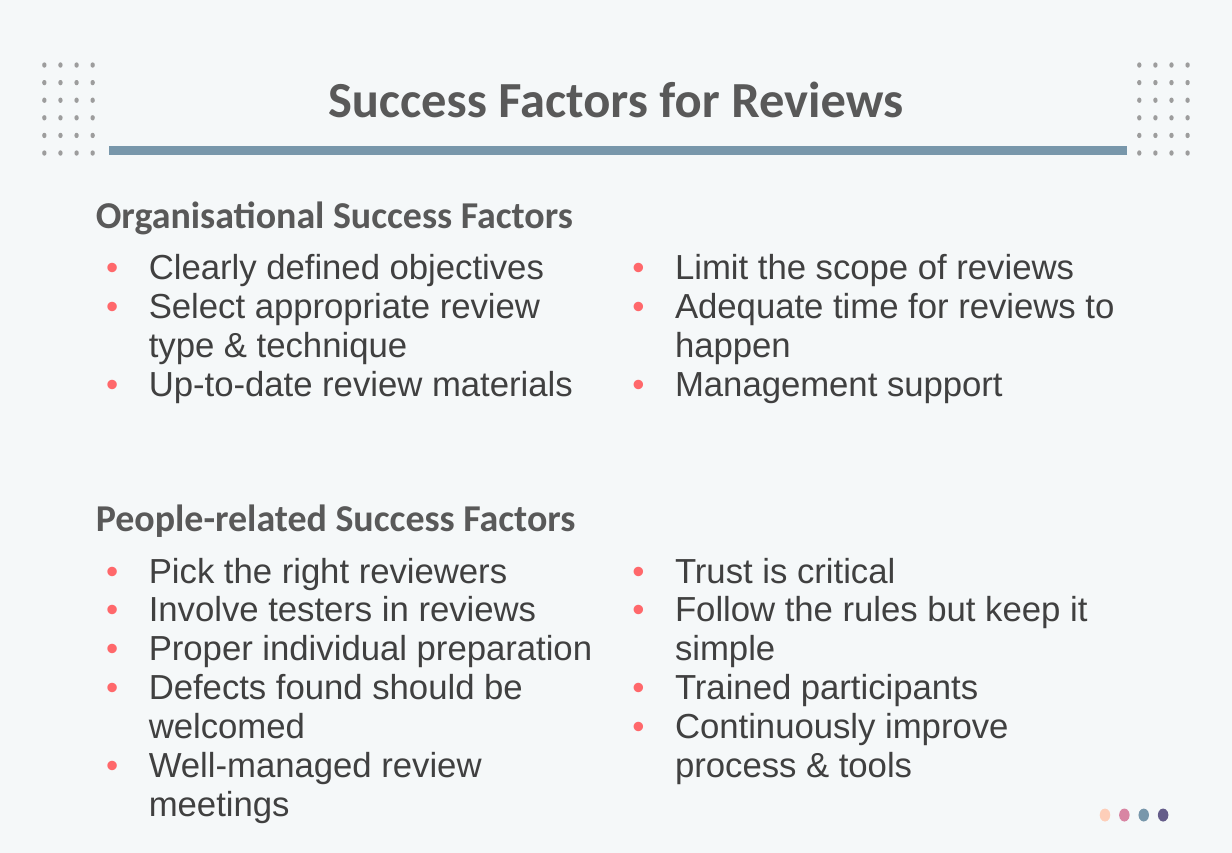
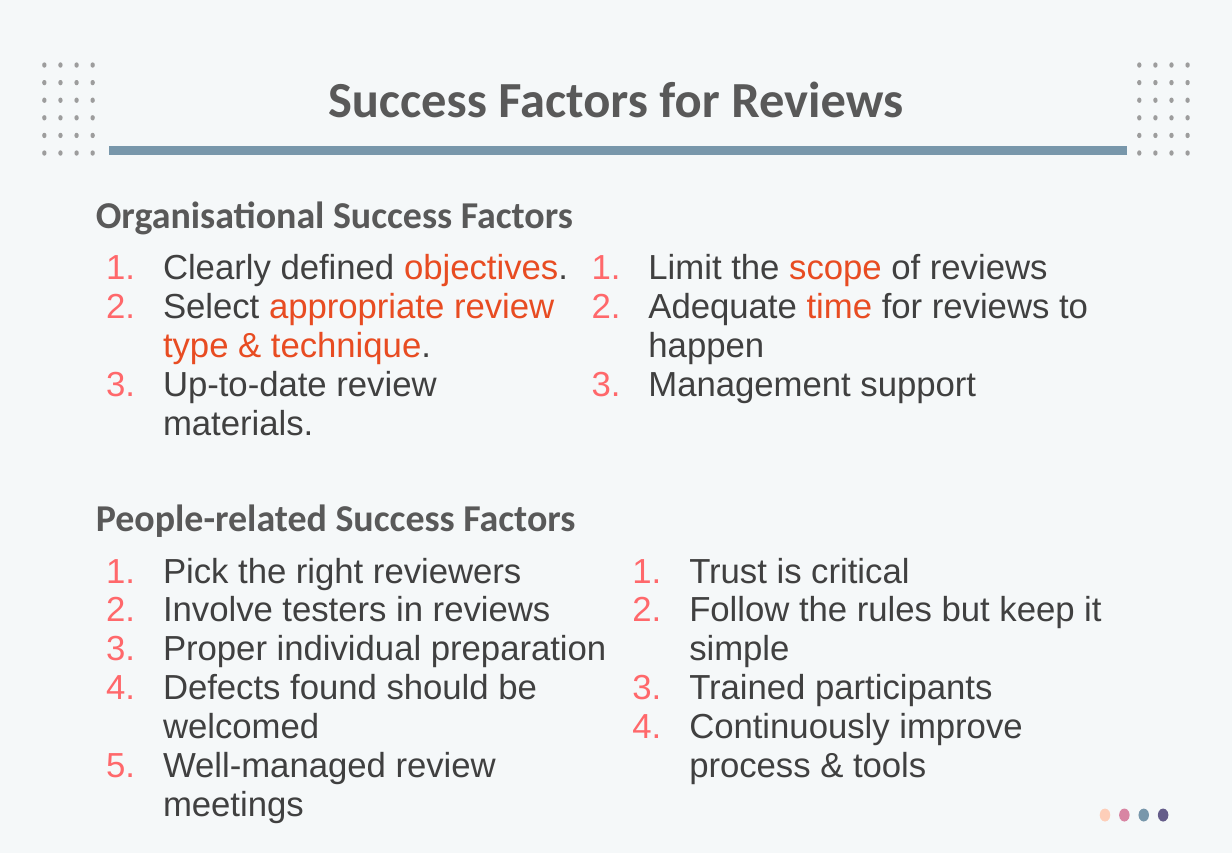
Before and after one commit to PhanManh2003/Specialization, a slide deck: slide 62 of 24_fall/SWT301/Slide 2018/SWT3_tim.pptx. Drawn at 1232x853 pixels with LibreOffice and Linux fonts; fonts in the diff are those of the drawing; background and template pictures are left out. Boxes give left, top, right and bottom in pixels: in the first picture for what was removed or moved away, otherwise in the second. Text is boxed around its words. In the diff, an @@ line names an element or a change of style, - is before the commit and + after.

```diff
--- a/24_fall/SWT301/Slide 2018/SWT3_tim.pptx
+++ b/24_fall/SWT301/Slide 2018/SWT3_tim.pptx
@@ table at <box>94,242,1148,440</box> @@
-row 1, column 1: Clearly defined objectives / Select appropriate review type & technique / Up-to-date review materials
+row 1, column 1: Clearly defined objectives. / Select appropriate review type & technique. / Up-to-date review materials.
@@ text colour #404040 to #E84C22 in "scope", "time" @@
@@ bullet • to 1. @@
@@ table at <box>94,546,1148,827</box> @@
@@ bullet • to 1. @@
```
Also in this commit, not shown: 30 other slides changed, 2 other files.
